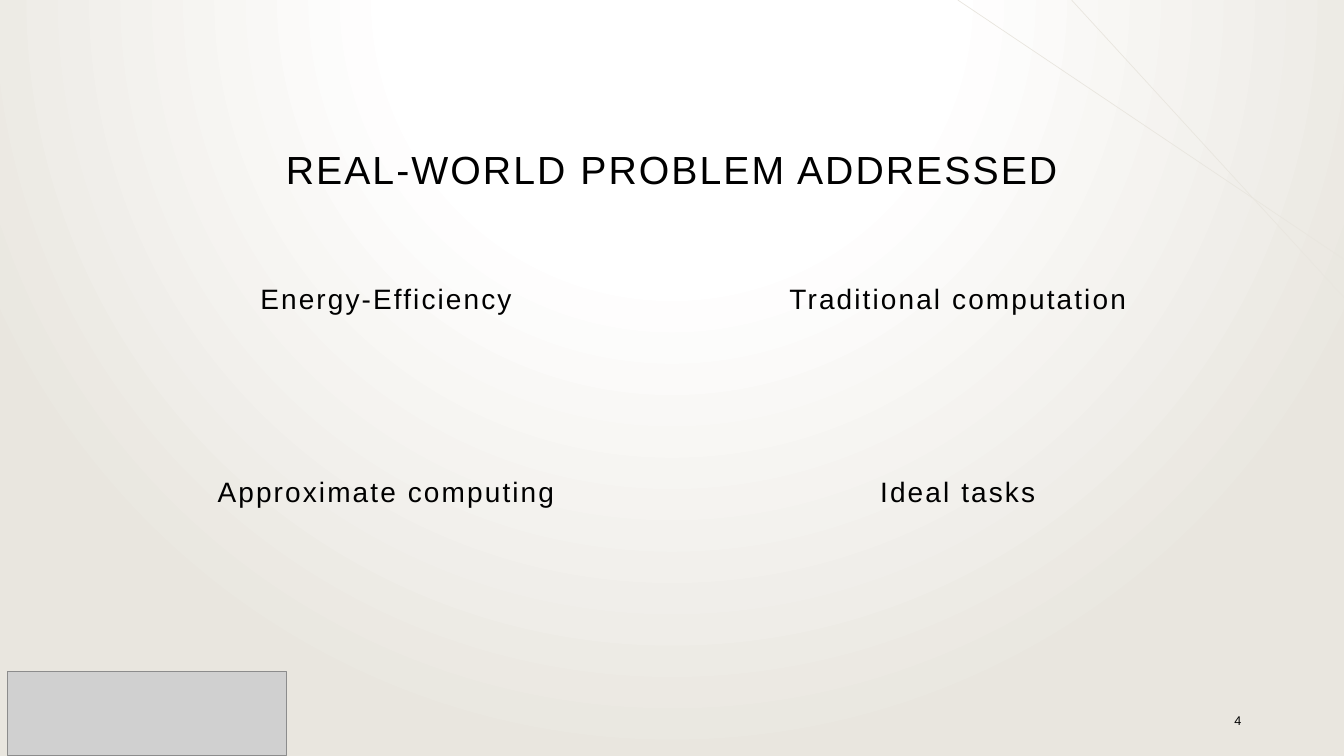
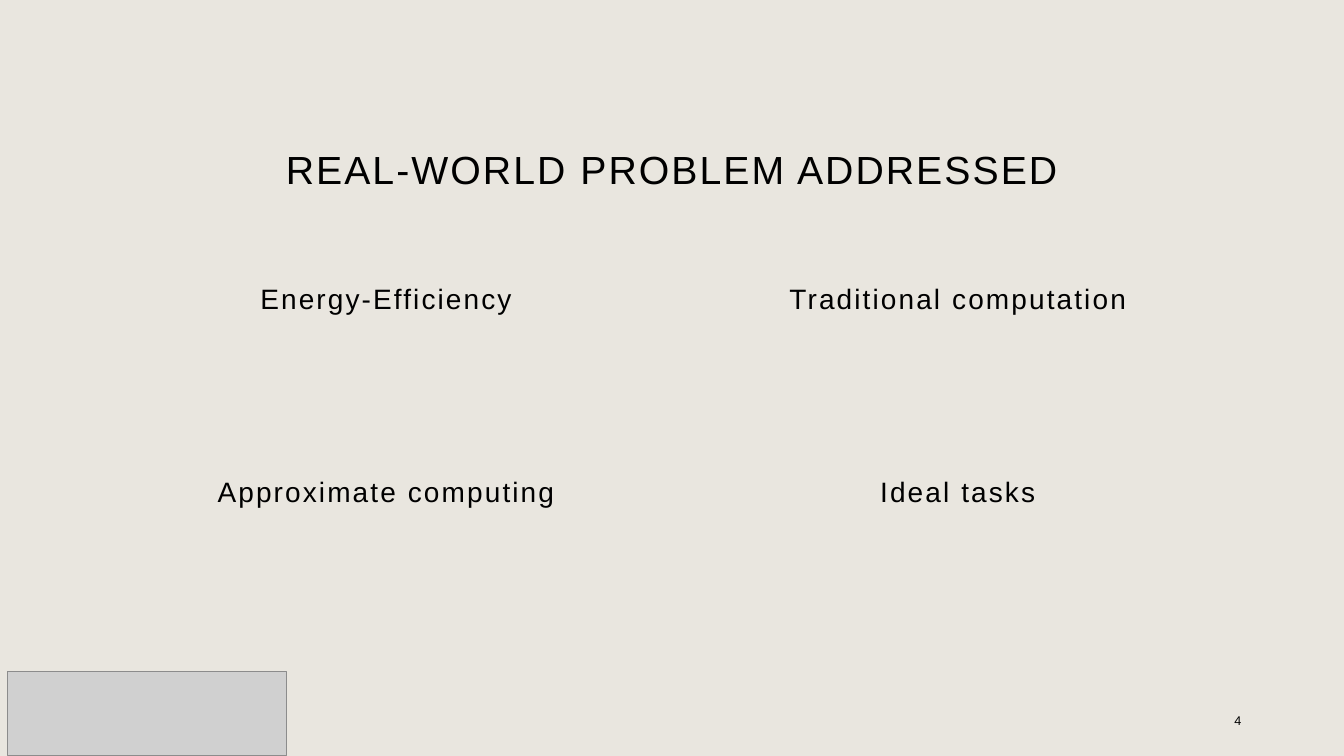
Before and after one commit to AmaanMujawar/EEE381_IIP-Hardware-Accelerator-for-RISCV-Processor, a slide deck: slide 4 of Documents/Public Engagement/PublicEngagementActivity.pptx. Drawn at 1344x756 pixels with LibreOffice and Linux fonts; fonts in the diff are those of the drawing; grey boxes stand for pictures. Boxes give left, top, right and bottom in pixels: in the first picture for what was removed or moved away, otherwise in the second. Text is boxed around its words. In the diff, an @@ line names an element or a change of style, - is before the commit and + after.

Commit message:
[PublicEngagement] Edited Powerpoint colour scheme

```diff
--- a/Documents/Public Engagement/PublicEngagementActivity.pptx
+++ b/Documents/Public Engagement/PublicEngagementActivity.pptx
@@ background gradient #FFFFFF to #E9E6DF to #E9E6DF @@
```
Also in this commit, not shown: 3 other slides changed, 1 slide added.
